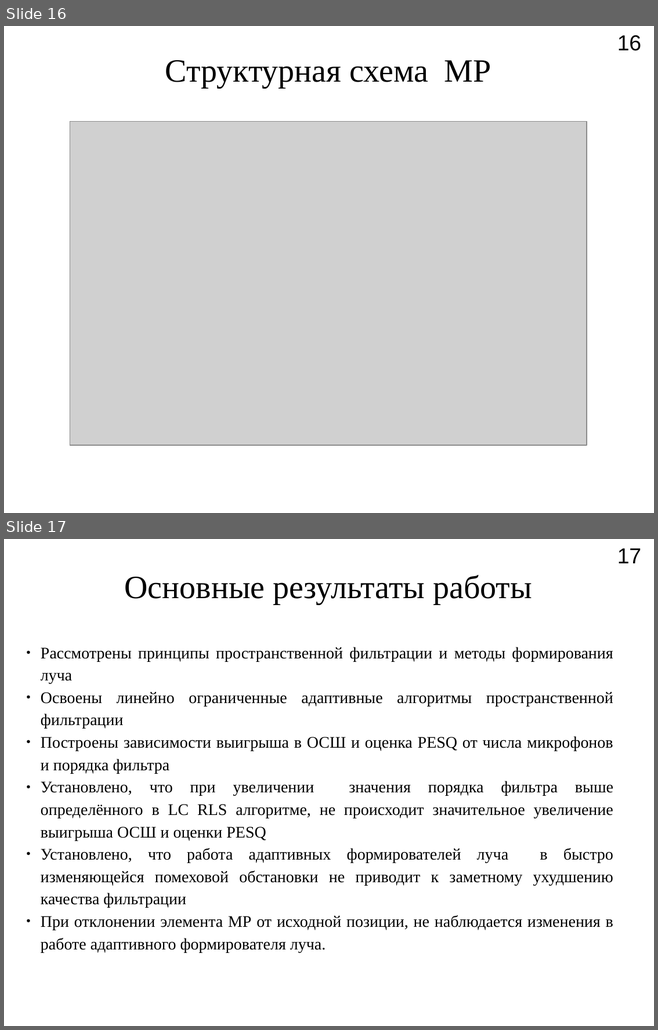
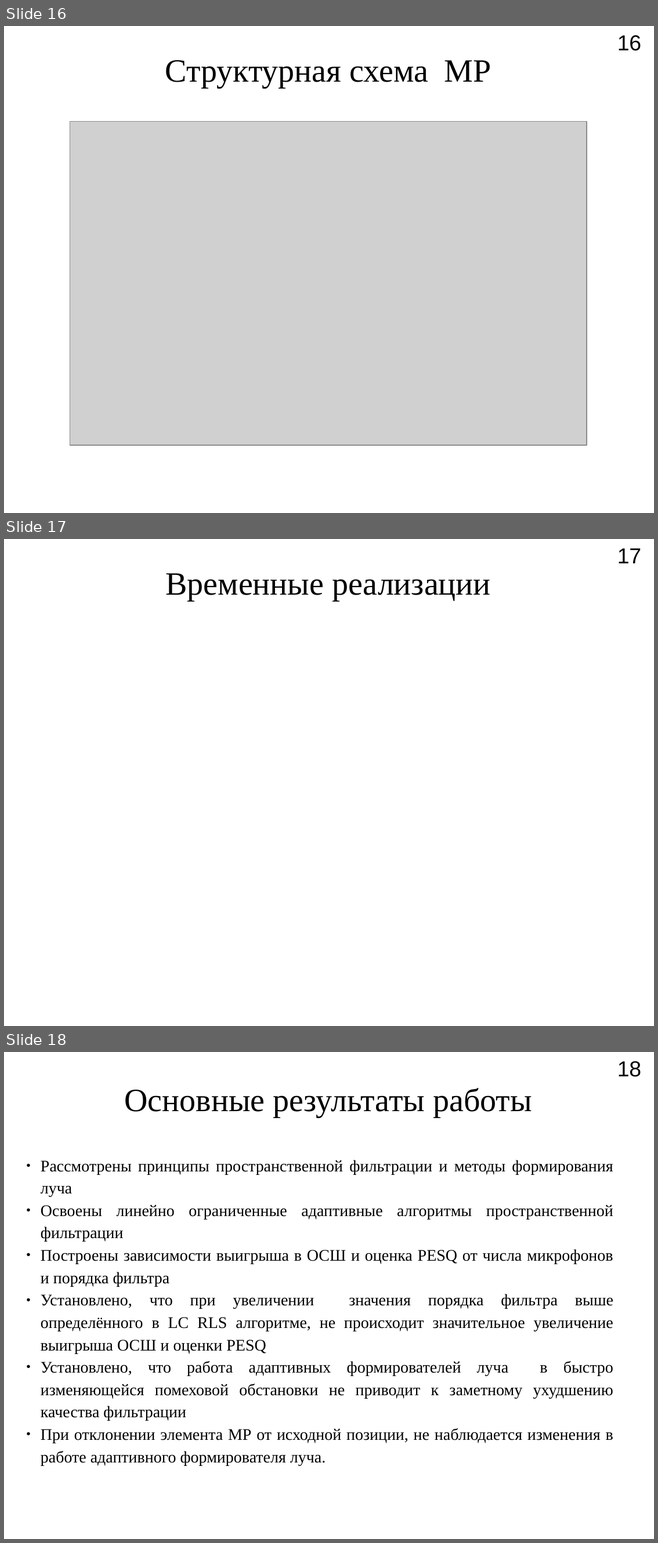
Before and after one commit to Rernamp/myDiplom, a slide deck: Презентация.ppt. Shown one above the other, each under a label of ours: slides 16 and 17 before the commit, slides 16, 17 and 18 after it. The pictures are 658x1030 and 658x1543 pixels, drawn with LibreOffice and Linux fonts; fonts in the diff are those of the drawing; grey boxes stand for pictures. Boxes give left, top, right and bottom in pixels: in the first picture for what was removed or moved away, otherwise in the second. Text is boxed around its words. In the diff, an @@ line names an element or a change of style, - is before the commit and + after.

```diff
--- a/Презентация.ppt
+++ b/Презентация.ppt
@@ slide 17 added at [4,539,654,1026], background #FFFFFF @@
@@ page number added at [617,548,641,563], 24 pt, text #000000 @@
+17
@@ text added at [166,573,491,601], 36 pt, text #000000 @@
+Временные реализации
@@ what was slide 17 is now slide 18 @@
@@ page number at [617,1061,641,1077]: text changed @@
-17
+18
```
Also in this commit, not shown: 2 slides changed, 2 other slides added, 1 other file.
